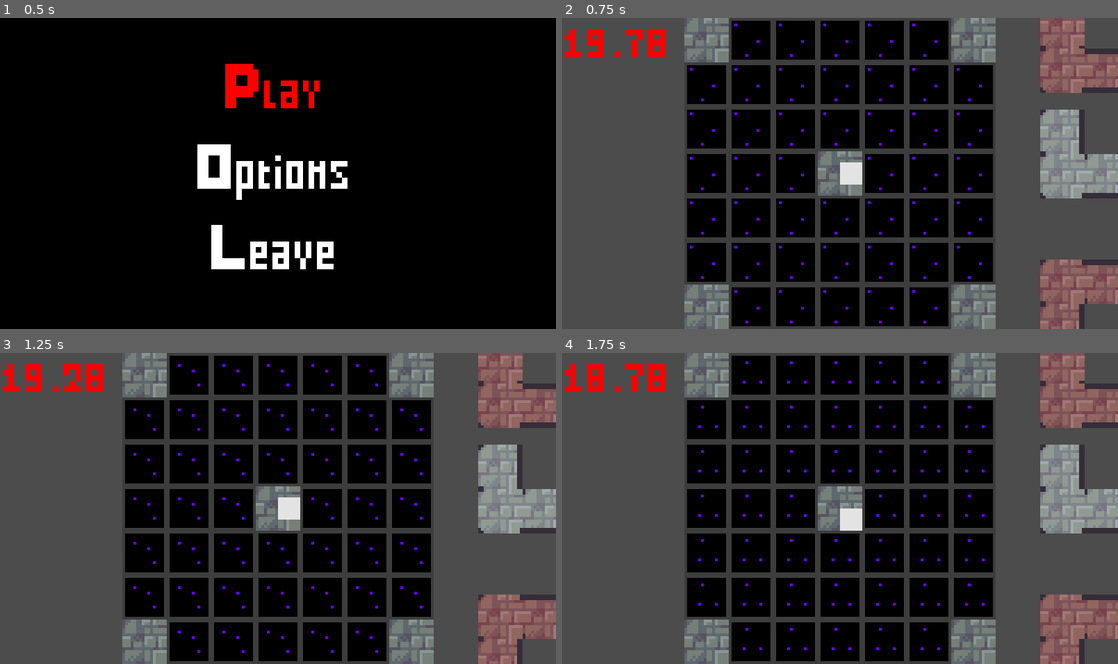
Above: before the commit, frames 1-4 (two rows, left to right).
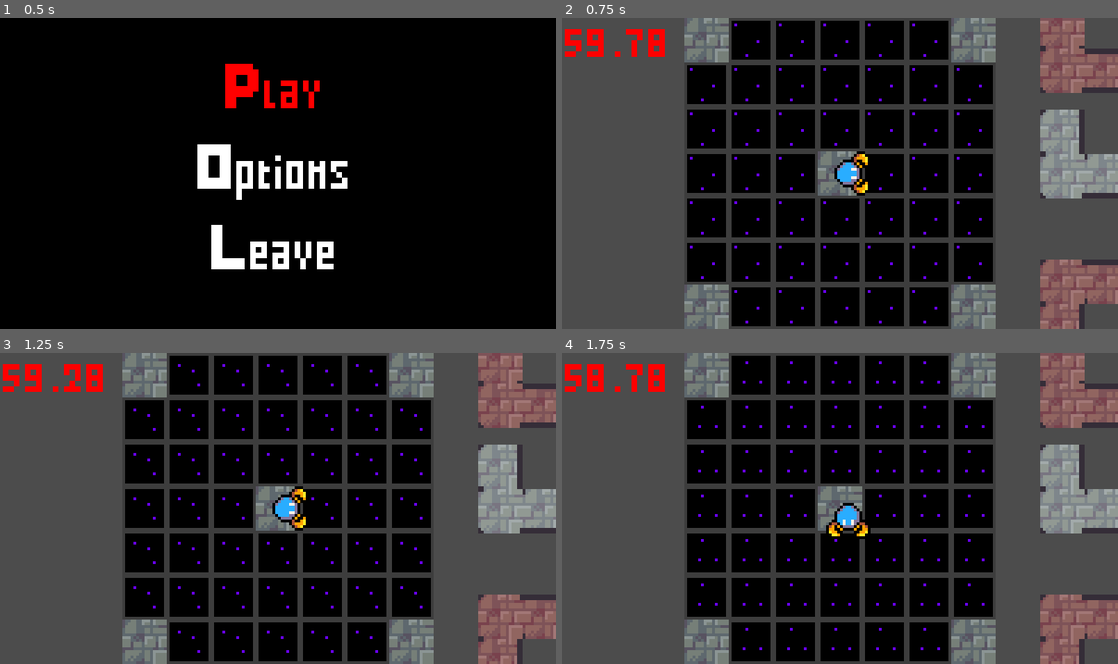
Above: after the commit, the same moments.

Repository: MrBSmith/Global2020
Game: Godot game, scene res://Scenes/GUI/Menus/ScreenTitle/ScreenTitle.tscn
The game is run twice, just before and just after one commit, with the same random seed, the same clock (stepped at 60 frames per second) and the same inputs.
Inputs (mouse positions are in pixels of both pictures, inside the frame that each line leads up to):
- Up to frame 1 (0.5 s): no input
- Up to frame 2 (0.75 s): tap Enter (ui_accept) at 0.5 s; move the mouse to (962, 157) at 0.52 s; hold Right (ui_right) from 0.53 s (still down); click (962, 157) at 0.6 s
- Up to frame 3 (1.25 s): keep holding Right (ui_right); tap Enter (ui_accept) at 0.77 s
- Up to frame 4 (1.75 s): move the mouse to (1062, 405) at 1.27 s; release Right (ui_right) at 1.28 s; hold Down (ui_down) from 1.28 s (still down); tap Mouse wheel down (rotate_card_anti_clock) at 1.35 s; tap Enter (ui_accept) at 1.52 s

Frame 1 is identical in both runs. In frame 2, 0.7% of the frame differs, in the area x 0-56%, y 3-58%; in frame 3, 0.7%; in frame 4, 0.7%.

Commit message:
turnable sprite

Diff:
--- a/Scenes/Cards/Script/Tile.gd
+++ b/Scenes/Cards/Script/Tile.gd
@@ -79,7 +79,7 @@
 func on_body_entered(body: PhysicsBody2D):
 	if !(owner is Card): # If the tile is a stadalone one
 		if body is Player:
-			body.set_speed(body.medium_speed)
+			body.set_speed(body.normal_speed)
 		return
 
 	if owner.get_state_name() != "Placed":
@@ -87,11 +87,11 @@
 
 	if body is Player: # If the tile is from a card
 		if current_color == blue:
-			body.set_speed(body.slow_speed)
+			body.set_speed(body.normal_speed / 2)
 		elif current_color == grey:
-			body.set_speed(body.medium_speed)
+			body.set_speed(body.normal_speed)
 		elif current_color == red:
-			body.set_speed(body.fast_speed)
+			body.set_speed(body.normal_speed * 2)
 
 
 # Set every walls collsision to be active
--- a/Scenes/Character/Character.gd
+++ b/Scenes/Character/Character.gd
@@ -3,18 +3,16 @@
 
 signal speed_changed
 
-export var fast_speed : float = 120.0
-export var medium_speed : float = 60.0
-export var slow_speed : float = 30.0
+export var normal_speed : float = 60.0
 
-var speed : float = medium_speed setget set_speed
-export var friction : float = 0.08
-export var acceleration : float = 0.08
+var speed : float = normal_speed setget set_speed
+export var friction : float = 0.8
+export var acceleration : float = 0.8
 
 onready var radius : float = $CollisionShape2D.get_shape().get_radius()
 
 var velocity := Vector2.ZERO
-var direction := Vector2()
+var direction := Vector2.ZERO setget set_direction, get_direction
 
 var grid_min_pos : Vector2
 var grid_max_pos : Vector2
@@ -22,16 +20,24 @@
 var screen_width : float = ProjectSettings.get("display/window/size/width")
 var screen_height : float =  ProjectSettings.get("display/window/size/height")
 
+var is_moving : bool = false
 
 func set_speed(value: float):
 	speed = value
 
-	if value == fast_speed:
+	if value > normal_speed:
 		emit_signal("speed_changed", "Fast")
-	elif value == medium_speed:
+	elif value == normal_speed:
 		emit_signal("speed_changed", "Medium")
-	elif value == slow_speed:
+	elif value < normal_speed:
 		emit_signal("speed_changed", "Slow")
+
+
+func set_direction(value: Vector2):
+	direction = value
+
+func get_direction() -> Vector2:
+	return direction
 
 
 func _ready():
@@ -55,9 +61,11 @@
 func move():
 	# If there's input, accelerate to the input velocity
 	if direction.length() > 0:
+		is_moving = true
 		velocity = velocity.linear_interpolate(direction, acceleration)
 	else:
 		# If there's no input, slow down to (0, 0)
+		is_moving = false
 		velocity = velocity.linear_interpolate(Vector2.ZERO, friction)
 
 	# Move the physic body
@@ -68,15 +76,16 @@
 # ----- INPUT -----
 
 func _input(_event):
-	direction = Vector2()
+	var dir := Vector2.ZERO
 
 	if Input.is_action_pressed("ui_right"):
-		direction.x += 1
+		dir.x += 1
 	if Input.is_action_pressed("ui_left"):
-		direction.x -= 1
+		dir.x -= 1
 	if Input.is_action_pressed("ui_down"):
-		direction.y += 1
+		dir.y += 1
 	if Input.is_action_pressed("ui_up"):
-		direction.y -= 1
+		dir.y -= 1
 
-	direction = direction.normalized() * speed
+	dir = dir.normalized()
+	direction = dir * speed
--- a/Scenes/Character/Character.tscn
+++ b/Scenes/Character/Character.tscn
@@ -1,27 +1,18 @@
-[gd_scene load_steps=5 format=2]
+[gd_scene load_steps=4 format=2]
 
-[ext_resource path="res://Scenes/Character/Graphics/CharaPH.png" type="Texture" id=1]
+[ext_resource path="res://Scenes/Character/WrenchRobot/Sprites/Body.png" type="Texture" id=1]
 [ext_resource path="res://Scenes/Character/Character.gd" type="Script" id=2]
 
-[sub_resource type="SpriteFrames" id=1]
-animations = [ {
-"frames": [ ExtResource( 1 ) ],
-"loop": false,
-"name": "default",
-"speed": 1.0
-} ]
-
 [sub_resource type="CircleShape2D" id=2]
-radius = 4.0
+radius = 5.0
 
 [node name="Character" type="KinematicBody2D"]
+z_index = 10
 script = ExtResource( 2 )
+normal_speed = 50.0
 
-[node name="Sprite" type="AnimatedSprite" parent="."]
-frames = SubResource( 1 )
-__meta__ = {
-"_edit_lock_": true
-}
+[node name="BodySprite" type="Sprite" parent="."]
+texture = ExtResource( 1 )
 
 [node name="CollisionShape2D" type="CollisionShape2D" parent="."]
 shape = SubResource( 2 )
--- /dev/null
+++ b/Scenes/Character/WrenchRobot/WrenchRobot.gd
@@ -0,0 +1,18 @@
+extends Player
+
+onready var wrenches_sprite_node = $WrenchesSprite
+onready var eyes_sprite_node = $EyesSprite
+var angle : float = 0.0
+
+func _physics_process(_delta):
+	rotate_towards_direction()
+
+
+func rotate_towards_direction():
+	if velocity != Vector2.ZERO && direction != Vector2.ZERO:
+		angle = direction.angle() + deg2rad(90)
+
+	if eyes_sprite_node.get_rotation() != angle:
+		angle = lerp(eyes_sprite_node.get_rotation(), angle, 0.8)
+		wrenches_sprite_node.set_rotation(angle)
+		eyes_sprite_node.set_rotation(angle)
--- /dev/null
+++ b/Scenes/Character/WrenchRobot/WrenchRobot.tscn
@@ -0,0 +1,16 @@
+[gd_scene load_steps=5 format=2]
+
+[ext_resource path="res://Scenes/Character/Character.tscn" type="PackedScene" id=1]
+[ext_resource path="res://Scenes/Character/WrenchRobot/WrenchRobot.gd" type="Script" id=2]
+[ext_resource path="res://Scenes/Character/WrenchRobot/Sprites/Eyes.png" type="Texture" id=4]
+[ext_resource path="res://Scenes/Character/WrenchRobot/Sprites/Wrenches.png" type="Texture" id=5]
+
+[node name="WrenchRobot" instance=ExtResource( 1 )]
+script = ExtResource( 2 )
+
+[node name="WrenchesSprite" type="Sprite" parent="." index="0"]
+texture = ExtResource( 5 )
+
+[node name="EyesSprite" type="Sprite" parent="." index="2"]
+scale = Vector2( 1.00764, 0.988992 )
+texture = ExtResource( 4 )
--- a/Scenes/GUI/Timer/Timer.tscn
+++ b/Scenes/GUI/Timer/Timer.tscn
@@ -26,6 +26,6 @@
 
 [node name="Timer" type="Timer" parent="."]
 process_mode = 0
-wait_time = 20.0
+wait_time = 60.0
 one_shot = true
 script = ExtResource( 2 )
--- a/Scenes/Game/Game.tscn
+++ b/Scenes/Game/Game.tscn
@@ -1,6 +1,6 @@
 [gd_scene load_steps=12 format=2]
 
-[ext_resource path="res://Scenes/Character/Character.tscn" type="PackedScene" id=1]
+[ext_resource path="res://Scenes/Character/WrenchRobot/WrenchRobot.tscn" type="PackedScene" id=1]
 [ext_resource path="res://Scenes/Game/GridGen.gd" type="Script" id=2]
 [ext_resource path="res://Scenes/Game/Game.gd" type="Script" id=3]
 [ext_resource path="res://Global/Assets/Music/SlowMusic.wav" type="AudioStream" id=4]
@@ -27,11 +27,8 @@
 z_index = 1
 z_as_relative = false
 
-[node name="Character" parent="Grid" instance=ExtResource( 1 )]
-z_index = 2
-z_as_relative = false
-friction = 0.25
-acceleration = 0.25
+[node name="WrenchRobot" parent="Grid" instance=ExtResource( 1 )]
+normal_speed = 60.0
 
 [node name="Music" type="Node" parent="."]
 script = ExtResource( 8 )
Binary file added: Scenes/Character/WrenchRobot/Sprites/Body.png
Not shown, added: Scenes/Character/WrenchRobot/Sprites/Body.png.import
Binary file added: Scenes/Character/WrenchRobot/Sprites/Eyes.png
Not shown, added: Scenes/Character/WrenchRobot/Sprites/Eyes.png.import
Binary file added: Scenes/Character/WrenchRobot/Sprites/Wrenches.png
Not shown, added: Scenes/Character/WrenchRobot/Sprites/Wrenches.png.import
